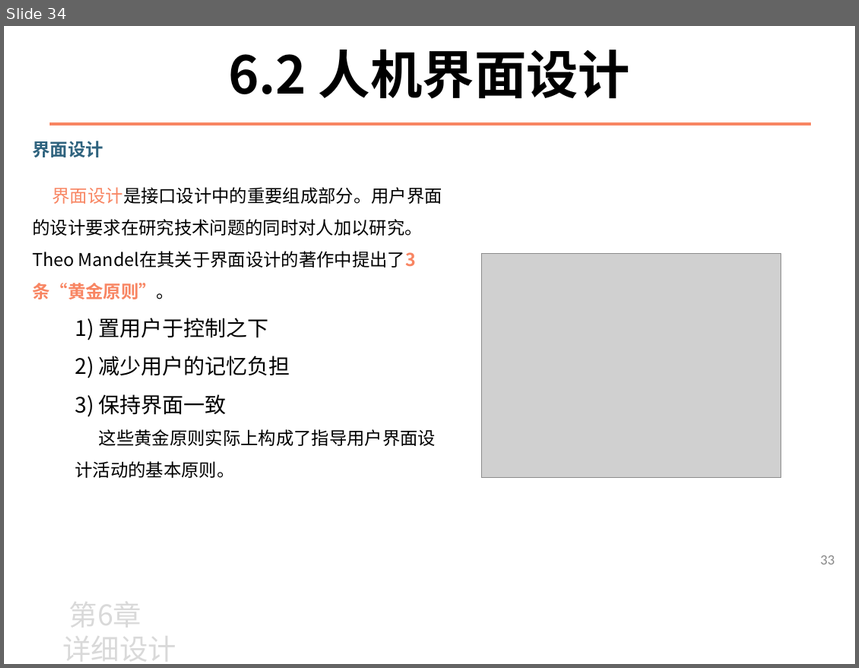
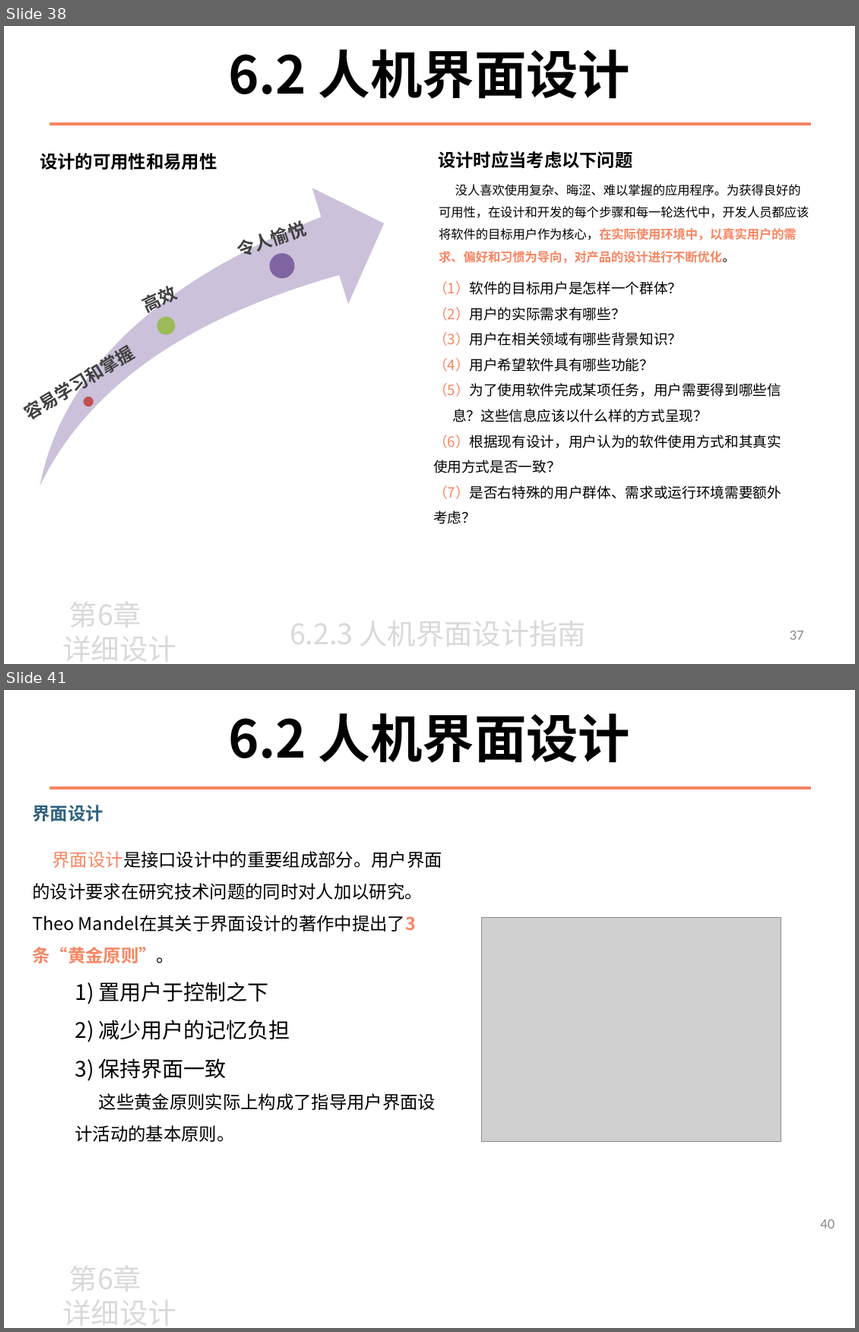
Before and after one commit to zeemeil/zeemeil.github.io, a slide deck: files/2025_1_SE/0331_SE_chapter6.pptx. Shown one above the other, each under a label of ours: slide 34 before the commit, slides 38 and 41 after it; the slides between them are not shown. The pictures are 859x668 and 859x1332 pixels, drawn with LibreOffice and Linux fonts; fonts in the diff are those of the drawing; grey boxes stand for pictures; background and template pictures are left out. Boxes give left, top, right and bottom in pixels: in the first picture for what was removed or moved away, otherwise in the second. Text is boxed around its words. In the diff, an @@ line names an element or a change of style, - is before the commit and + after.

```diff
--- a/files/2025_1_SE/0331_SE_chapter6.pptx
+++ b/files/2025_1_SE/0331_SE_chapter6.pptx
@@ slide 38 added at (4,26,855,664), background picture (left out) @@
@@ text added at (228,49,631,99), 44 pt, text #000000, bold @@
+6.2 人机界面设计
@@ line added from (50, 124) to (811, 124), #F88562 2.25 pt @@
@@ text added at (40,153,217,170), 15 pt, text #000000, bold @@
+设计的可用性和易用性
@@ text added at (438,151,633,168), 15 pt, text #000000, bold @@
+设计时应当考虑以下问题
@@ text added at (439,184,809,263), 10.5 pt, text #000000 @@
+没人喜欢使用复杂、晦涩、难以掌握的应用程序。为获得良好的可用性，在设计和开发的每个步骤和每一轮迭代中，开发人员都应该将软件的目标用户作为核心，在实际使用环境中，以真实用户的需求、偏好和习惯为导向，对产品的设计进行不断优化。
@@ group added at (4,176,420,486): 3 ellipses, 3 texts, 1 swoosh arrow @@
+令人愉悦
+容易学习和掌握
+高效
@@ text added at (433,281,781,525), 12 pt, text #000000 @@
+（1）软件的目标用户是怎样一个群体？
+（2）用户的实际需求有哪些？
+（3）用户在相关领域有哪些背景知识？
+（4）用户希望软件具有哪些功能？
+（5）为了使用软件完成某项任务，用户需要得到哪些信 息？这些信息应该以什么样的方式呈现？
+（6）根据现有设计，用户认为的软件使用方式和其真实使用方式是否一致？
+（7）是否右特殊的用户群体、需求或运行环境需要额外考虑？
@@ text added at (63,593,176,664), 24 pt, text #D9D9D9 @@
+第6章
+详细设计
@@ text added at (290,612,587,653), 24 pt, text #D9D9D9 @@
+6.2.3 人机界面设计指南
@@ page number added at (790,631,804,640), 12 pt, text #898989 @@
+37
@@ what was slide 34 is now slide 41 @@
@@ page number at (820,1220,835,1229): text changed @@
-33
+40
```
Also in this commit, not shown: 6 slides changed, 8 other slides added, 1 slide removed, 4 other files.
